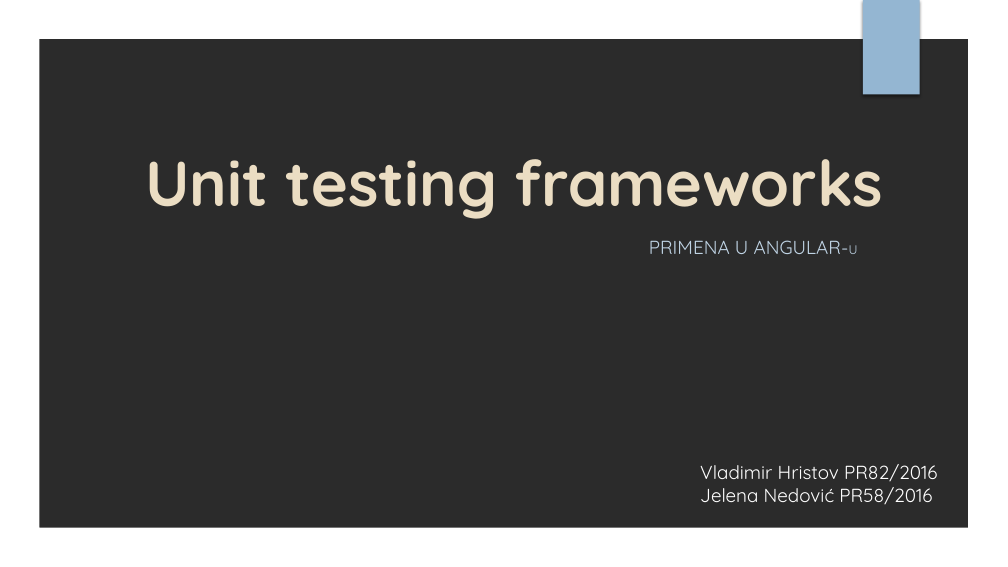
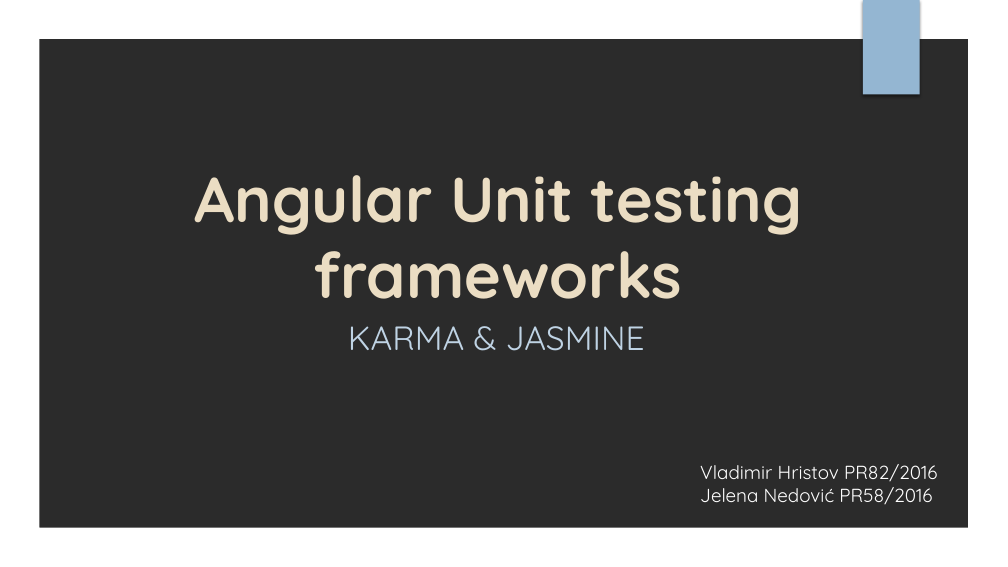
Before and after one commit to vhristov97/Prezentacija, a slide deck: slide 1 of UnitTestingFrameworks_VH_JN.pptx. Drawn at 1008x567 pixels with LibreOffice and Linux fonts; fonts in the diff are those of the drawing; background and template pictures are left out; a plain dark background stands for a picture behind light text. Boxes give left, top, right and bottom in pixels: in the first picture for what was removed or moved away, otherwise in the second. Text is boxed around its words. In the diff, an @@ line names an element or a change of style, - is before the commit and + after.

Commit message:
Prezentacija: Karma & Jasmine

```diff
--- a/UnitTestingFrameworks_VH_JN.pptx
+++ b/UnitTestingFrameworks_VH_JN.pptx
@@ title at (x1=194, y1=175, x2=802, y2=299): text changed @@
-Unit testing frameworks
+Angular Unit testing frameworks
@@ subtitle removed at (x1=649, y1=240, x2=858, y2=254) @@
-PRIMENA U ANGULAR-U
@@ subtitle added at (x1=348, y1=326, x2=645, y2=351), 32 pt, text #BFD3E4 @@
+KARMA & JASMINE
```
Also in this commit, not shown: 4 other slides changed, 7 slides added.
